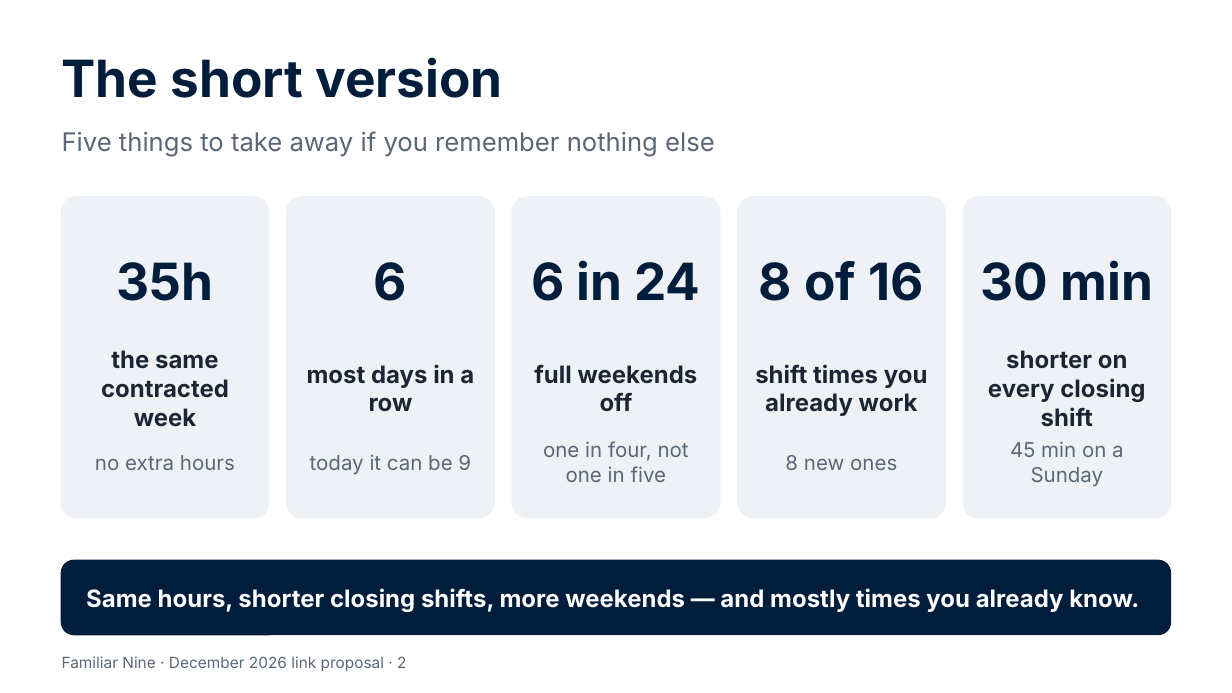
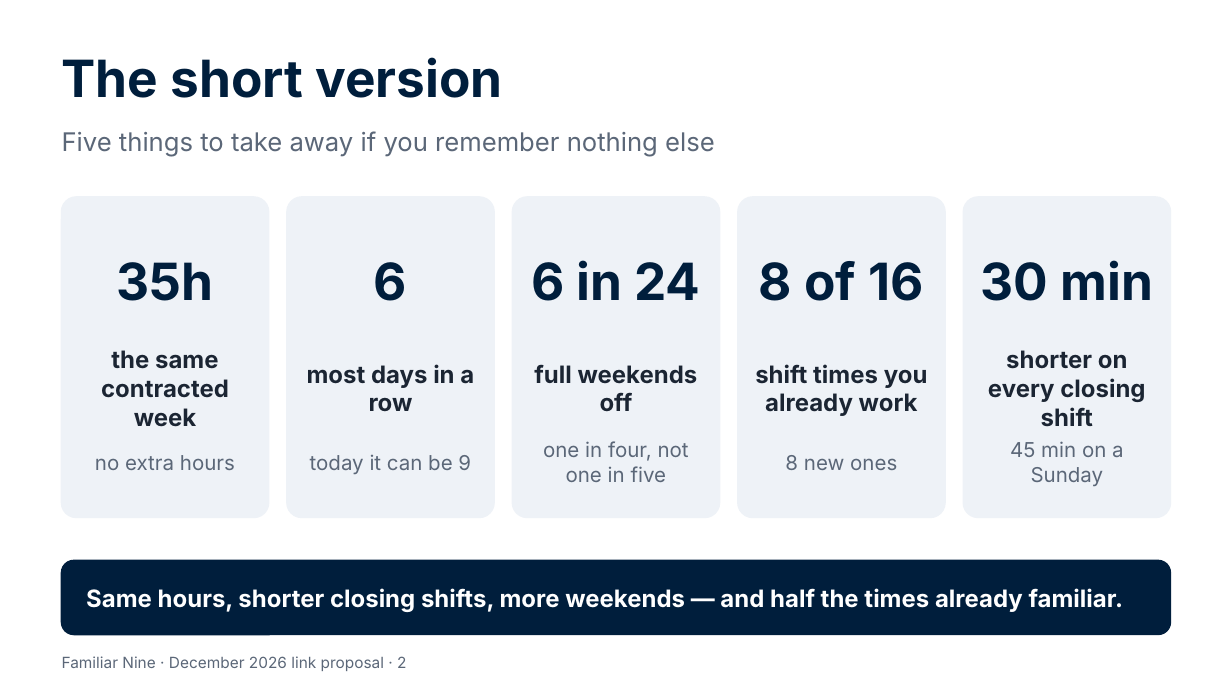
Before and after one commit to Garethdavidmiller/roster-app, a slide deck: slide 2 of docs/proposals/presentations/Familiar-Nine-for-colleagues.pptx. Drawn at 1232x693 pixels with LibreOffice and Linux fonts; fonts in the diff are those of the drawing. Boxes give left, top, right and bottom in pixels: in the first picture for what was removed or moved away, otherwise in the second. Text is boxed around its words. In the diff, an @@ line names an element or a change of style, - is before the commit and + after.

```diff
--- a/docs/proposals/presentations/Familiar-Nine-for-colleagues.pptx
+++ b/docs/proposals/presentations/Familiar-Nine-for-colleagues.pptx
@@ text at box(86, 588, 1124, 612): text changed @@
-Same hours, shorter closing shifts, more weekends — and mostly times you already know.
+Same hours, shorter closing shifts, more weekends — and half the times already familiar.
```
Also in this commit, not shown: 6 other slides changed, 19 other files.
